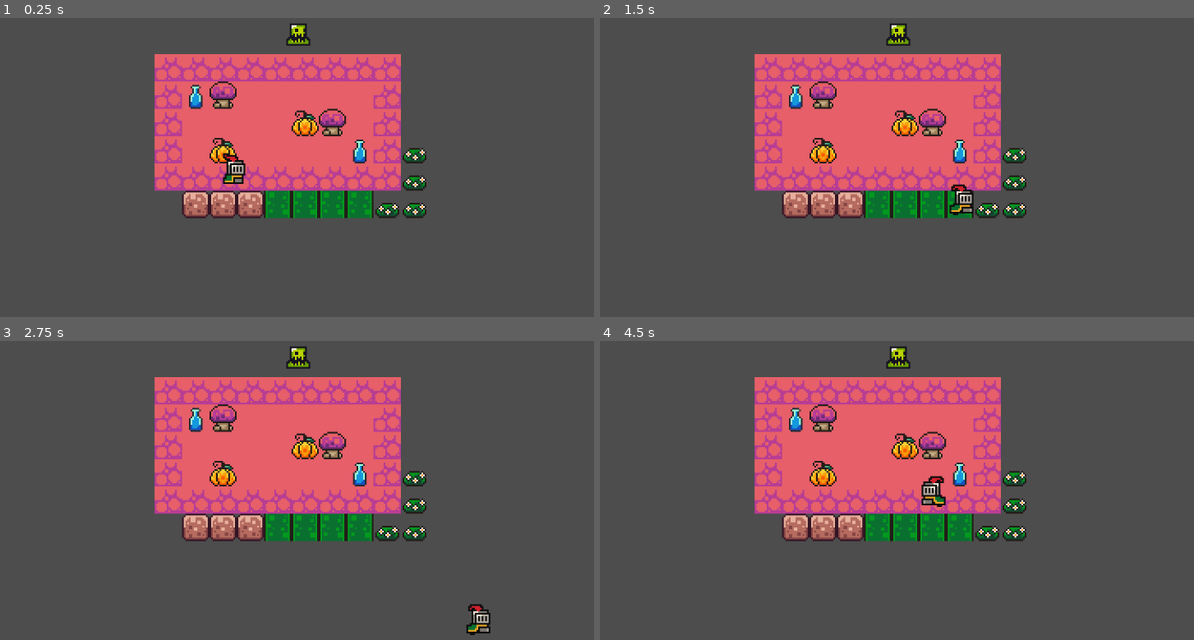
Above: before the commit, frames 1-4 (two rows, left to right).
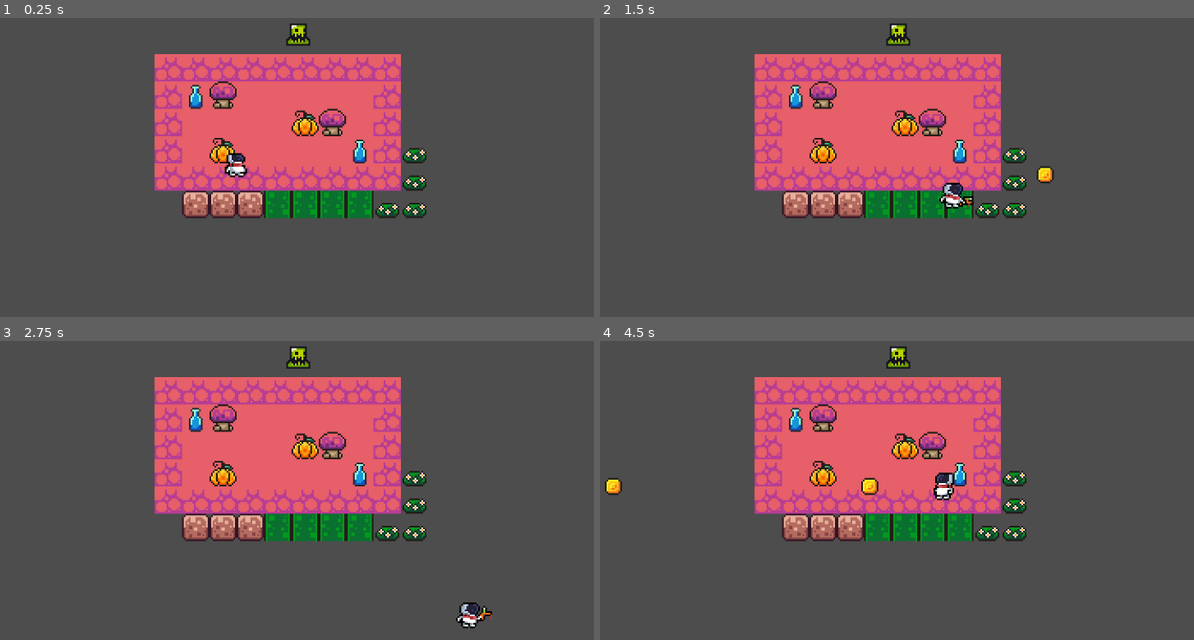
Above: after the commit, the same moments.

Repository: A-somenumbers/SpaceGameSBGJ
Game: Godot game, scene res://scenes/game_scene.tscn
The game is run twice, just before and just after one commit, with the same random seed, the same clock (stepped at 60 frames per second) and the same inputs.
Inputs:
- Up to frame 1 (0.25 s): no input
- Up to frame 2 (1.5 s): hold Right (move_right) 0.53-1.28 s; tap T (attack) at 0.6, 1.35 s; hold S (move_down) from 1.28 s (still down)
- Up to frame 3 (2.75 s): release S (move_down) at 2.03 s; hold Right (move_right) from 2.03 s (still down); tap T (attack) at 2.1 s
- Up to frame 4 (4.5 s): release Right (move_right) at 2.78 s; hold Up (move_up) 2.78-3.53 s; tap T (attack) at 2.85, 3.6, 4.35 s; hold Left (move_left) from 3.53 s (still down)

The runs differ from the first frame. In frame 1, 0.3% of the frame differs, in the area x 37-42%, y 45-56%; in frame 2, 0.6%; in frame 3, 0.5%; in frame 4, 0.8%, in the area x 0-60%, y 43-56%.

Commit message:
Added sprites, basic shooting mechanic

Diff:
--- a/space-quest---game-jam/scenes/enemy.tscn
+++ b/space-quest---game-jam/scenes/enemy.tscn
@@ -67,7 +67,6 @@
 shape = SubResource("CircleShape2D_cv6hs")
 
 [node name="CollisionShape2D" type="CollisionShape2D" parent="."]
-visible = false
 position = Vector2(0, -4)
 shape = SubResource("CircleShape2D_rb6j8")
 
--- a/space-quest---game-jam/scenes/player.tscn
+++ b/space-quest---game-jam/scenes/player.tscn
@@ -1,192 +1,194 @@
-[gd_scene load_steps=30 format=3 uid="uid://cwuwdhuq7v0dt"]
+[gd_scene load_steps=32 format=3 uid="uid://cwuwdhuq7v0dt"]
 
 [ext_resource type="Script" path="res://scripts/player_movement.gd" id="1_jgec3"]
-[ext_resource type="Texture2D" uid="uid://uf58ix6h5615" path="res://assets/sprites/knight.png" id="1_wwwbi"]
-
-[sub_resource type="AtlasTexture" id="AtlasTexture_dcbwl"]
-atlas = ExtResource("1_wwwbi")
-region = Rect2(0, 224, 32, 32)
-
-[sub_resource type="AtlasTexture" id="AtlasTexture_i0sgu"]
-atlas = ExtResource("1_wwwbi")
-region = Rect2(32, 224, 32, 32)
-
-[sub_resource type="AtlasTexture" id="AtlasTexture_epi1e"]
-atlas = ExtResource("1_wwwbi")
-region = Rect2(64, 224, 32, 32)
-
-[sub_resource type="AtlasTexture" id="AtlasTexture_sbbog"]
-atlas = ExtResource("1_wwwbi")
-region = Rect2(96, 224, 32, 32)
-
-[sub_resource type="AtlasTexture" id="AtlasTexture_fvovb"]
-atlas = ExtResource("1_wwwbi")
-region = Rect2(0, 0, 32, 32)
-
-[sub_resource type="AtlasTexture" id="AtlasTexture_8d633"]
-atlas = ExtResource("1_wwwbi")
-region = Rect2(32, 0, 32, 32)
-
-[sub_resource type="AtlasTexture" id="AtlasTexture_ugltq"]
-atlas = ExtResource("1_wwwbi")
-region = Rect2(64, 0, 32, 32)
-
-[sub_resource type="AtlasTexture" id="AtlasTexture_0t6f3"]
-atlas = ExtResource("1_wwwbi")
-region = Rect2(96, 0, 32, 32)
-
-[sub_resource type="AtlasTexture" id="AtlasTexture_h25ym"]
-atlas = ExtResource("1_wwwbi")
-region = Rect2(0, 64, 32, 32)
-
-[sub_resource type="AtlasTexture" id="AtlasTexture_0nhk4"]
-atlas = ExtResource("1_wwwbi")
-region = Rect2(32, 64, 32, 32)
-
-[sub_resource type="AtlasTexture" id="AtlasTexture_tpxs7"]
-atlas = ExtResource("1_wwwbi")
-region = Rect2(64, 64, 32, 32)
-
-[sub_resource type="AtlasTexture" id="AtlasTexture_sxyst"]
-atlas = ExtResource("1_wwwbi")
-region = Rect2(96, 64, 32, 32)
-
-[sub_resource type="AtlasTexture" id="AtlasTexture_rg5hf"]
-atlas = ExtResource("1_wwwbi")
-region = Rect2(128, 64, 32, 32)
-
-[sub_resource type="AtlasTexture" id="AtlasTexture_7uons"]
-atlas = ExtResource("1_wwwbi")
-region = Rect2(160, 64, 32, 32)
-
-[sub_resource type="AtlasTexture" id="AtlasTexture_hh7tc"]
-atlas = ExtResource("1_wwwbi")
-region = Rect2(192, 64, 32, 32)
-
-[sub_resource type="AtlasTexture" id="AtlasTexture_5ho7y"]
-atlas = ExtResource("1_wwwbi")
-region = Rect2(224, 64, 32, 32)
-
-[sub_resource type="AtlasTexture" id="AtlasTexture_iubmf"]
-atlas = ExtResource("1_wwwbi")
-region = Rect2(0, 96, 32, 32)
-
-[sub_resource type="AtlasTexture" id="AtlasTexture_8ituv"]
-atlas = ExtResource("1_wwwbi")
-region = Rect2(32, 96, 32, 32)
-
-[sub_resource type="AtlasTexture" id="AtlasTexture_e68vs"]
-atlas = ExtResource("1_wwwbi")
-region = Rect2(64, 96, 32, 32)
-
-[sub_resource type="AtlasTexture" id="AtlasTexture_7878i"]
-atlas = ExtResource("1_wwwbi")
-region = Rect2(96, 96, 32, 32)
-
-[sub_resource type="AtlasTexture" id="AtlasTexture_5fgbk"]
-atlas = ExtResource("1_wwwbi")
-region = Rect2(128, 96, 32, 32)
-
-[sub_resource type="AtlasTexture" id="AtlasTexture_k2guy"]
-atlas = ExtResource("1_wwwbi")
-region = Rect2(160, 96, 32, 32)
-
-[sub_resource type="AtlasTexture" id="AtlasTexture_nmxo6"]
-atlas = ExtResource("1_wwwbi")
-region = Rect2(192, 96, 32, 32)
-
-[sub_resource type="AtlasTexture" id="AtlasTexture_1swxg"]
-atlas = ExtResource("1_wwwbi")
-region = Rect2(224, 96, 32, 32)
+[ext_resource type="Texture2D" uid="uid://bc6y8rtbvop4y" path="res://assets/SBGJ_Assets/AGJ_PlayerSprite_Idle.png" id="2_qpefo"]
+[ext_resource type="Texture2D" uid="uid://by0mic3b1jma7" path="res://assets/SBGJ_Assets/AGJ_PlayerSprite_RangeAtk.png" id="3_5cke1"]
+[ext_resource type="Texture2D" uid="uid://cdp6p2pdi1oiq" path="res://assets/SBGJ_Assets/AGJ_PlayerSprite_Sprint.png" id="4_lredi"]
+
+[sub_resource type="AtlasTexture" id="AtlasTexture_lttt1"]
+atlas = ExtResource("2_qpefo")
+region = Rect2(0, 0, 16, 16)
+
+[sub_resource type="AtlasTexture" id="AtlasTexture_rhy2u"]
+atlas = ExtResource("2_qpefo")
+region = Rect2(32, 0, 16, 16)
+
+[sub_resource type="AtlasTexture" id="AtlasTexture_bmsig"]
+atlas = ExtResource("2_qpefo")
+region = Rect2(64, 0, 16, 16)
+
+[sub_resource type="AtlasTexture" id="AtlasTexture_csyff"]
+atlas = ExtResource("2_qpefo")
+region = Rect2(96, 0, 16, 16)
+
+[sub_resource type="AtlasTexture" id="AtlasTexture_4wk75"]
+atlas = ExtResource("2_qpefo")
+region = Rect2(128, 0, 16, 16)
+
+[sub_resource type="AtlasTexture" id="AtlasTexture_w6qyv"]
+atlas = ExtResource("2_qpefo")
+region = Rect2(160, 0, 16, 16)
+
+[sub_resource type="AtlasTexture" id="AtlasTexture_kty0u"]
+atlas = ExtResource("2_qpefo")
+region = Rect2(192, 0, 16, 16)
+
+[sub_resource type="AtlasTexture" id="AtlasTexture_8e5tp"]
+atlas = ExtResource("2_qpefo")
+region = Rect2(224, 0, 16, 16)
+
+[sub_resource type="AtlasTexture" id="AtlasTexture_mmneg"]
+atlas = ExtResource("3_5cke1")
+region = Rect2(0, 0, 32, 16)
+
+[sub_resource type="AtlasTexture" id="AtlasTexture_mxoc2"]
+atlas = ExtResource("3_5cke1")
+region = Rect2(32, 0, 32, 16)
+
+[sub_resource type="AtlasTexture" id="AtlasTexture_rxd7i"]
+atlas = ExtResource("3_5cke1")
+region = Rect2(64, 0, 32, 16)
+
+[sub_resource type="AtlasTexture" id="AtlasTexture_p22fh"]
+atlas = ExtResource("3_5cke1")
+region = Rect2(96, 0, 32, 16)
+
+[sub_resource type="AtlasTexture" id="AtlasTexture_up4l1"]
+atlas = ExtResource("3_5cke1")
+region = Rect2(128, 0, 32, 16)
+
+[sub_resource type="AtlasTexture" id="AtlasTexture_pqe2o"]
+atlas = ExtResource("3_5cke1")
+region = Rect2(160, 0, 32, 16)
+
+[sub_resource type="AtlasTexture" id="AtlasTexture_sudjj"]
+atlas = ExtResource("3_5cke1")
+region = Rect2(192, 0, 32, 16)
+
+[sub_resource type="AtlasTexture" id="AtlasTexture_5jrxg"]
+atlas = ExtResource("3_5cke1")
+region = Rect2(224, 0, 32, 16)
+
+[sub_resource type="AtlasTexture" id="AtlasTexture_4mwsl"]
+atlas = ExtResource("4_lredi")
+region = Rect2(0, 0, 16, 16)
+
+[sub_resource type="AtlasTexture" id="AtlasTexture_qmvpl"]
+atlas = ExtResource("4_lredi")
+region = Rect2(32, 0, 16, 16)
+
+[sub_resource type="AtlasTexture" id="AtlasTexture_enul3"]
+atlas = ExtResource("4_lredi")
+region = Rect2(64, 0, 16, 16)
+
+[sub_resource type="AtlasTexture" id="AtlasTexture_yxnvq"]
+atlas = ExtResource("4_lredi")
+region = Rect2(96, 0, 16, 16)
+
+[sub_resource type="AtlasTexture" id="AtlasTexture_m6c8n"]
+atlas = ExtResource("4_lredi")
+region = Rect2(128, 0, 16, 16)
+
+[sub_resource type="AtlasTexture" id="AtlasTexture_jnldx"]
+atlas = ExtResource("4_lredi")
+region = Rect2(160, 0, 16, 16)
+
+[sub_resource type="AtlasTexture" id="AtlasTexture_286rq"]
+atlas = ExtResource("4_lredi")
+region = Rect2(192, 0, 16, 16)
+
+[sub_resource type="AtlasTexture" id="AtlasTexture_mi1ac"]
+atlas = ExtResource("4_lredi")
+region = Rect2(224, 0, 16, 16)
 
 [sub_resource type="SpriteFrames" id="SpriteFrames_vt42l"]
 animations = [{
 "frames": [{
 "duration": 1.0,
-"texture": SubResource("AtlasTexture_dcbwl")
-}, {
-"duration": 1.0,
-"texture": SubResource("AtlasTexture_i0sgu")
-}, {
-"duration": 1.0,
-"texture": SubResource("AtlasTexture_epi1e")
-}, {
-"duration": 1.0,
-"texture": SubResource("AtlasTexture_sbbog")
-}],
-"loop": true,
-"name": &"attack",
-"speed": 9.0
-}, {
-"frames": [{
-"duration": 1.0,
-"texture": SubResource("AtlasTexture_fvovb")
-}, {
-"duration": 1.0,
-"texture": SubResource("AtlasTexture_8d633")
-}, {
-"duration": 1.0,
-"texture": SubResource("AtlasTexture_ugltq")
-}, {
-"duration": 1.0,
-"texture": SubResource("AtlasTexture_0t6f3")
+"texture": SubResource("AtlasTexture_lttt1")
+}, {
+"duration": 1.0,
+"texture": SubResource("AtlasTexture_rhy2u")
+}, {
+"duration": 1.0,
+"texture": SubResource("AtlasTexture_bmsig")
+}, {
+"duration": 1.0,
+"texture": SubResource("AtlasTexture_csyff")
+}, {
+"duration": 1.0,
+"texture": SubResource("AtlasTexture_4wk75")
+}, {
+"duration": 1.0,
+"texture": SubResource("AtlasTexture_w6qyv")
+}, {
+"duration": 1.0,
+"texture": SubResource("AtlasTexture_kty0u")
+}, {
+"duration": 1.0,
+"texture": SubResource("AtlasTexture_8e5tp")
 }],
 "loop": true,
 "name": &"idle",
-"speed": 10.0
+"speed": 15.0
 }, {
 "frames": [{
 "duration": 1.0,
-"texture": SubResource("AtlasTexture_h25ym")
-}, {
-"duration": 1.0,
-"texture": SubResource("AtlasTexture_0nhk4")
-}, {
-"duration": 1.0,
-"texture": SubResource("AtlasTexture_tpxs7")
-}, {
-"duration": 1.0,
-"texture": SubResource("AtlasTexture_sxyst")
-}, {
-"duration": 1.0,
-"texture": SubResource("AtlasTexture_rg5hf")
-}, {
-"duration": 1.0,
-"texture": SubResource("AtlasTexture_7uons")
-}, {
-"duration": 1.0,
-"texture": SubResource("AtlasTexture_hh7tc")
-}, {
-"duration": 1.0,
-"texture": SubResource("AtlasTexture_5ho7y")
-}, {
-"duration": 1.0,
-"texture": SubResource("AtlasTexture_iubmf")
-}, {
-"duration": 1.0,
-"texture": SubResource("AtlasTexture_8ituv")
-}, {
-"duration": 1.0,
-"texture": SubResource("AtlasTexture_e68vs")
-}, {
-"duration": 1.0,
-"texture": SubResource("AtlasTexture_7878i")
-}, {
-"duration": 1.0,
-"texture": SubResource("AtlasTexture_5fgbk")
-}, {
-"duration": 1.0,
-"texture": SubResource("AtlasTexture_k2guy")
-}, {
-"duration": 1.0,
-"texture": SubResource("AtlasTexture_nmxo6")
-}, {
-"duration": 1.0,
-"texture": SubResource("AtlasTexture_1swxg")
+"texture": SubResource("AtlasTexture_mmneg")
+}, {
+"duration": 1.0,
+"texture": SubResource("AtlasTexture_mxoc2")
+}, {
+"duration": 1.0,
+"texture": SubResource("AtlasTexture_rxd7i")
+}, {
+"duration": 1.0,
+"texture": SubResource("AtlasTexture_p22fh")
+}, {
+"duration": 1.0,
+"texture": SubResource("AtlasTexture_up4l1")
+}, {
+"duration": 1.0,
+"texture": SubResource("AtlasTexture_pqe2o")
+}, {
+"duration": 1.0,
+"texture": SubResource("AtlasTexture_sudjj")
+}, {
+"duration": 1.0,
+"texture": SubResource("AtlasTexture_5jrxg")
+}],
+"loop": true,
+"name": &"shoot",
+"speed": 9.0
+}, {
+"frames": [{
+"duration": 1.0,
+"texture": SubResource("AtlasTexture_4mwsl")
+}, {
+"duration": 1.0,
+"texture": SubResource("AtlasTexture_qmvpl")
+}, {
+"duration": 1.0,
+"texture": SubResource("AtlasTexture_enul3")
+}, {
+"duration": 1.0,
+"texture": SubResource("AtlasTexture_yxnvq")
+}, {
+"duration": 1.0,
+"texture": SubResource("AtlasTexture_m6c8n")
+}, {
+"duration": 1.0,
+"texture": SubResource("AtlasTexture_jnldx")
+}, {
+"duration": 1.0,
+"texture": SubResource("AtlasTexture_286rq")
+}, {
+"duration": 1.0,
+"texture": SubResource("AtlasTexture_mi1ac")
 }],
 "loop": true,
 "name": &"walking",
-"speed": 10.0
+"speed": 15.0
 }]
 
 [sub_resource type="CapsuleShape2D" id="CapsuleShape2D_anyef"]
@@ -200,28 +202,32 @@
 collision_layer = 3
 script = ExtResource("1_jgec3")
 
-[node name="sprite" type="AnimatedSprite2D" parent="."]
+[node name="attack_cooldown" type="Timer" parent="."]
+
+[node name="deal attack timer" type="Timer" parent="."]
+
+[node name="flip" type="Node2D" parent="."]
+
+[node name="sprite" type="AnimatedSprite2D" parent="flip"]
 unique_name_in_owner = true
 sprite_frames = SubResource("SpriteFrames_vt42l")
-animation = &"attack"
+animation = &"shoot"
 autoplay = "idle"
-frame_progress = 0.832658
-
-[node name="collision" type="CollisionShape2D" parent="."]
-position = Vector2(0, 4)
+frame_progress = 0.620363
+
+[node name="collision" type="CollisionShape2D" parent="flip"]
+position = Vector2(0, 3)
 shape = SubResource("CapsuleShape2D_anyef")
 
-[node name="player_hbox" type="Area2D" parent="."]
-
-[node name="CollisionShape2D" type="CollisionShape2D" parent="player_hbox"]
-position = Vector2(-1, 3)
+[node name="player_hbox" type="Area2D" parent="flip"]
+
+[node name="CollisionShape2D" type="CollisionShape2D" parent="flip/player_hbox"]
 shape = SubResource("CircleShape2D_gu8ik")
 
-[node name="attack_cooldown" type="Timer" parent="."]
-
-[node name="deal attack timer" type="Timer" parent="."]
-
-[connection signal="body_entered" from="player_hbox" to="." method="_on_player_hbox_body_entered"]
-[connection signal="body_exited" from="player_hbox" to="." method="_on_player_hbox_body_exited"]
+[node name="shotPos" type="Marker2D" parent="flip"]
+position = Vector2(13, 0)
+
 [connection signal="timeout" from="attack_cooldown" to="." method="_on_attack_cooldown_timeout"]
 [connection signal="timeout" from="deal attack timer" to="." method="_on_deal_attack_timer_timeout"]
+[connection signal="body_entered" from="flip/player_hbox" to="." method="_on_player_hbox_body_entered"]
+[connection signal="body_exited" from="flip/player_hbox" to="." method="_on_player_hbox_body_exited"]
--- /dev/null
+++ b/space-quest---game-jam/scenes/projectile_1.gd
@@ -0,0 +1,7 @@
+extends CharacterBody2D
+
+var SPEED = 300
+var vel: float
+
+func  _physics_process(delta):
+	move_local_x(vel*SPEED*delta)
--- /dev/null
+++ b/space-quest---game-jam/scenes/projectile_1.tscn
@@ -0,0 +1,104 @@
+[gd_scene load_steps=16 format=3 uid="uid://cpty2sr1mdqcr"]
+
+[ext_resource type="Texture2D" uid="uid://5ftgcx744sj4" path="res://assets/sprites/coin.png" id="1_2leb0"]
+[ext_resource type="Script" path="res://scenes/projectile_1.gd" id="1_mrrx1"]
+
+[sub_resource type="AtlasTexture" id="AtlasTexture_5xbj0"]
+atlas = ExtResource("1_2leb0")
+region = Rect2(0, 0, 16, 16)
+
+[sub_resource type="AtlasTexture" id="AtlasTexture_2m0y8"]
+atlas = ExtResource("1_2leb0")
+region = Rect2(16, 0, 16, 16)
+
+[sub_resource type="AtlasTexture" id="AtlasTexture_tqmwl"]
+atlas = ExtResource("1_2leb0")
+region = Rect2(32, 0, 16, 16)
+
+[sub_resource type="AtlasTexture" id="AtlasTexture_rhhha"]
+atlas = ExtResource("1_2leb0")
+region = Rect2(48, 0, 16, 16)
+
+[sub_resource type="AtlasTexture" id="AtlasTexture_sdsv2"]
+atlas = ExtResource("1_2leb0")
+region = Rect2(64, 0, 16, 16)
+
+[sub_resource type="AtlasTexture" id="AtlasTexture_14ctx"]
+atlas = ExtResource("1_2leb0")
+region = Rect2(80, 0, 16, 16)
+
+[sub_resource type="AtlasTexture" id="AtlasTexture_xx5im"]
+atlas = ExtResource("1_2leb0")
+region = Rect2(96, 0, 16, 16)
+
+[sub_resource type="AtlasTexture" id="AtlasTexture_yqmfa"]
+atlas = ExtResource("1_2leb0")
+region = Rect2(112, 0, 16, 16)
+
+[sub_resource type="AtlasTexture" id="AtlasTexture_h5hjy"]
+atlas = ExtResource("1_2leb0")
+region = Rect2(128, 0, 16, 16)
+
+[sub_resource type="AtlasTexture" id="AtlasTexture_qrta8"]
+atlas = ExtResource("1_2leb0")
+region = Rect2(144, 0, 16, 16)
+
+[sub_resource type="AtlasTexture" id="AtlasTexture_dh0kb"]
+atlas = ExtResource("1_2leb0")
+region = Rect2(160, 0, 16, 16)
+
+[sub_resource type="AtlasTexture" id="AtlasTexture_x12m8"]
+atlas = ExtResource("1_2leb0")
+region = Rect2(176, 0, 16, 16)
+
+[sub_resource type="SpriteFrames" id="SpriteFrames_g7r1k"]
+animations = [{
+"frames": [{
+"duration": 1.0,
+"texture": SubResource("AtlasTexture_5xbj0")
+}, {
+"duration": 1.0,
+"texture": SubResource("AtlasTexture_2m0y8")
+}, {
+"duration": 1.0,
+"texture": SubResource("AtlasTexture_tqmwl")
+}, {
+"duration": 1.0,
+"texture": SubResource("AtlasTexture_rhhha")
+}, {
+"duration": 1.0,
+"texture": SubResource("AtlasTexture_sdsv2")
+}, {
+"duration": 1.0,
+"texture": SubResource("AtlasTexture_14ctx")
+}, {
+"duration": 1.0,
+"texture": SubResource("AtlasTexture_xx5im")
+}, {
+"duration": 1.0,
+"texture": SubResource("AtlasTexture_yqmfa")
+}, {
+"duration": 1.0,
+"texture": SubResource("AtlasTexture_h5hjy")
+}, {
+"duration": 1.0,
+"texture": SubResource("AtlasTexture_qrta8")
+}, {
+"duration": 1.0,
+"texture": SubResource("AtlasTexture_dh0kb")
+}, {
+"duration": 1.0,
+"texture": SubResource("AtlasTexture_x12m8")
+}],
+"loop": true,
+"name": &"move",
+"speed": 5.0
+}]
+
+[node name="Projectile1" type="CharacterBody2D"]
+script = ExtResource("1_mrrx1")
+
+[node name="AnimatedSprite2D" type="AnimatedSprite2D" parent="."]
+sprite_frames = SubResource("SpriteFrames_g7r1k")
+animation = &"move"
+frame_progress = 0.445539
--- a/space-quest---game-jam/scripts/player_movement.gd
+++ b/space-quest---game-jam/scripts/player_movement.gd
@@ -2,6 +2,8 @@
 
 @export var movement_speed : float = 500
 
+@onready var projectileO = preload("res://scenes/projectile_1.tscn")
+"res://scenes/projectile_1.gd"
 var character_direction : Vector2
 var enemy_attackRange = false
 var attack_cooldown = true
@@ -40,27 +42,31 @@
 func playerMovementandInput():
 	character_direction.x = Input.get_axis("move_left", "move_right")
 	character_direction.y = Input.get_axis("move_up", "move_down")
-	if character_direction.x > 0: %sprite.flip_h = false
-	elif character_direction.x < 0: %sprite.flip_h = true
+	if character_direction.x > 0: $flip.scale.x = 1
+	elif character_direction.x < 0: $flip.scale.x = -1
 	move_and_slide()
 
 	if character_direction:
 		velocity = character_direction * movement_speed
-		if attackIp:
-			if %sprite.animation != "attack": %sprite.animation = "attack"
-		if %sprite.animation != "walking": %sprite.animation = "walking"
-	elif attackIp:
-		if %sprite.animation != "attack": %sprite.animation = "attack"
+		if Global.player_current_attack == false:
+			if $flip/sprite.animation != "walking": $flip/sprite.animation = "walking"
+
 	else:
 		velocity = velocity.move_toward(Vector2.ZERO, movement_speed)
-		if %sprite.animation != "idle": %sprite.animation = "idle"
+		if Global.player_current_attack == false:
+			if $flip/sprite.animation != "idle": $flip/sprite.animation = "idle"
 
 func attack():
 	var dir = character_direction
 	if Input.is_action_just_pressed("attack"):
 		Global.player_current_attack = true
-		attackIp = true
+		$"flip/sprite".animation = "shoot"
 		$"deal attack timer".start()
+		var p1 = projectileO.instantiate()
+		p1.global_position = $flip/shotPos.global_position
+		p1.vel = $flip.scale.x
+		get_parent().add_child(p1)
+
 
 
 func _on_attack_cooldown_timeout() -> void:
@@ -70,4 +76,4 @@
 
 func _on_deal_attack_timer_timeout() -> void:
 	$"deal attack timer".stop()
-	attackIp = false
+	Global.player_current_attack = false
Binary file added: space-quest---game-jam/assets/SBGJ_Assets/ABJ_Enemy2_Idle.png
Not shown, added: space-quest---game-jam/assets/SBGJ_Assets/ABJ_Enemy2_Idle.png.import
Binary file added: space-quest---game-jam/assets/SBGJ_Assets/ABJ_Enemy2_Sprint.png
Not shown, added: space-quest---game-jam/assets/SBGJ_Assets/ABJ_Enemy2_Sprint.png.import
Binary file added: space-quest---game-jam/assets/SBGJ_Assets/ABJ_HealthPotion-Sheet.png
Not shown, added: space-quest---game-jam/assets/SBGJ_Assets/ABJ_HealthPotion-Sheet.png.import
Binary file added: space-quest---game-jam/assets/SBGJ_Assets/AGJ_Enemy1_Idle.png
Not shown, added: space-quest---game-jam/assets/SBGJ_Assets/AGJ_Enemy1_Idle.png.import
Binary file added: space-quest---game-jam/assets/SBGJ_Assets/AGJ_Enemy1_Sprint.png
Not shown, added: space-quest---game-jam/assets/SBGJ_Assets/AGJ_Enemy1_Sprint.png.import
Binary file added: space-quest---game-jam/assets/SBGJ_Assets/AGJ_FruitDmg-Sheet.png
Not shown, added: space-quest---game-jam/assets/SBGJ_Assets/AGJ_FruitDmg-Sheet.png.import
(and 8 more such lines)
